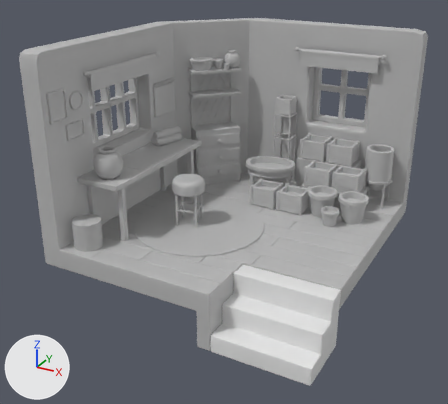
What one commit did to the FBX model Assets/Model.fbx.
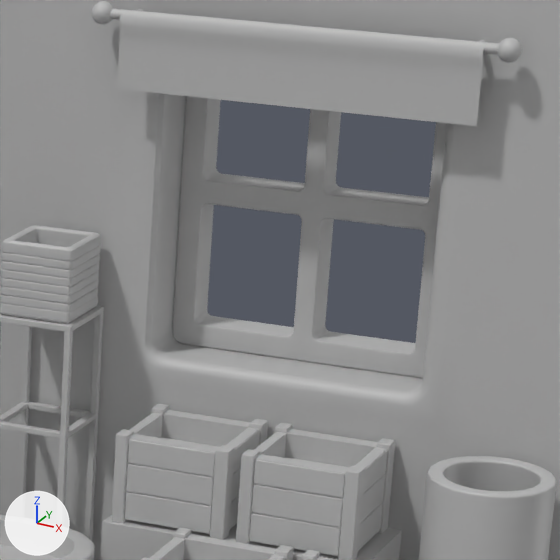
The first picture shows the older version from a 50 mm camera at (1.49, -2.77, 0.96) aimed at (0.15, -0.32, -0.27). The close-ups show both versions on the part from 61% to 88% of the width and 12% to 41% of the height of that picture; other places that the commit changed are outside them. Lighting does not change. The marker at lower left points along +X, +Y and +Z. Where no turn or scale is listed for an object, it has been applied to the vertices.

Script lines for the objects in view, before the commit:
```python
me_mesh_003 = bpy.data.meshes.new('Mesh.003')
me_mesh_003.from_pydata(...)  # 846 vertices, 854 faces; spans x -0.164..0.164, y -0.023..0.023, z -0.189..0.189
me_mesh_003.materials.append(mat_lambert1)  # grey #bcbcbc
me_mesh_015 = bpy.data.meshes.new('Mesh.015')
me_mesh_015.from_pydata(...)  # 988 vertices, 990 faces; spans x -0.0453..0.0453, y -0.0453..0.0453, z -0.0453..0.0453
me_mesh_015.materials.append(mat_lambert1)  # grey #bcbcbc
me_mesh_037 = bpy.data.meshes.new('Mesh.037')
me_mesh_037.from_pydata(...)  # 121 vertices, 100 faces; spans x -0.21..0.21, y -0.001..0.004, z -0.067..0.022
me_mesh_037.materials.append(mat_lambert1)  # grey #bcbcbc
ob_curtain1 = bpy.data.objects.new('curtain1', me_mesh_037)
ob_curtain1.location = (0.445, 0.364, 0.352)
ob_decoplanter = bpy.data.objects.new('decoPlanter', me_mesh_015)
ob_decoplanter.location = (0.171, 0.344, 0.065)
ob_windowshut2 = bpy.data.objects.new('windowShut2', me_mesh_003)
ob_windowshut2.location = (0.445, 0.489, 0.153)
# also in view: 'curtainRack1' at (0.45, 0.38, 0.37); 'woodPlanter1' at (0.52, 0.33, -0.15); 'planterStand3' at (0.45, 0.33, -0.3); 'base' at (0.18, -0.2, -0.09); 'woodPlanter2' at (0.45, 0.19, -0.24)
```
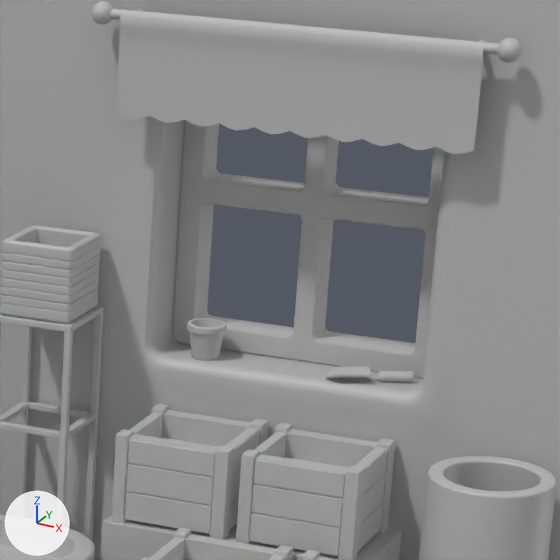
Where the newer file only moved an object's origin or applied its transform, the numbers keep the older frame.

Where the change shows, as pixel boxes (x1, y1, x2, y2) in the close-ups (560 x 560 px):
'curtain3', added: after (116, 89, 476, 154)
'regularPot5', added: after (187, 318, 227, 361)
'tool', added: after (326, 367, 414, 382)

What changed in the scene script:
```text
Add me_mesh_033_1:
    me_mesh_033_1.from_pydata(...)  # 476 vertices, 512 faces; spans x -0.0006..0.0951, y -0.01..0.04, z -0.0009..0.0134
    me_mesh_033_1.materials.append(mat_lambert1)  # grey #bcbcbc
Add me_mesh_047:
    me_mesh_047.from_pydata(...)  # 533 vertices, 480 faces; spans x -0.21..0.21, y 0.0, z -0.033..0.0
    me_mesh_047.materials.append(mat_lambert1)  # grey #bcbcbc
Add me_mesh_050:
    me_mesh_050.from_pydata(...)  # 382 vertices, 400 faces; spans x -0.0239..0.0239, y -0.0239..0.0239, z -0.0211..0.0211
    me_mesh_050.materials.append(mat_lambert1)  # grey #bcbcbc
Add ob_tool:
    ob_tool = bpy.data.objects.new('tool', me_mesh_033_1)
    ob_tool.location = (0.495, 0.413, -0.035)
Add ob_curtain3:
    ob_curtain3 = bpy.data.objects.new('curtain3', me_mesh_047)
    ob_curtain3.location = (0.445, 0.366, 0.285)
Add ob_regularpot5:
    ob_regularpot5 = bpy.data.objects.new('regularPot5', me_mesh_050)
    ob_regularpot5.location = (0.339, 0.43, -0.015)
```
